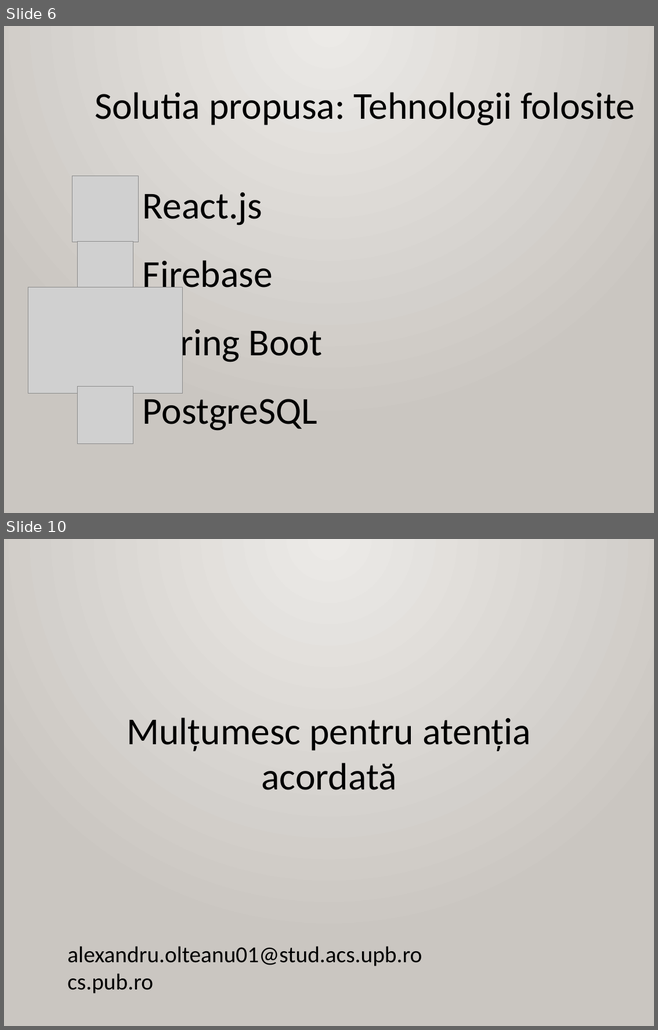
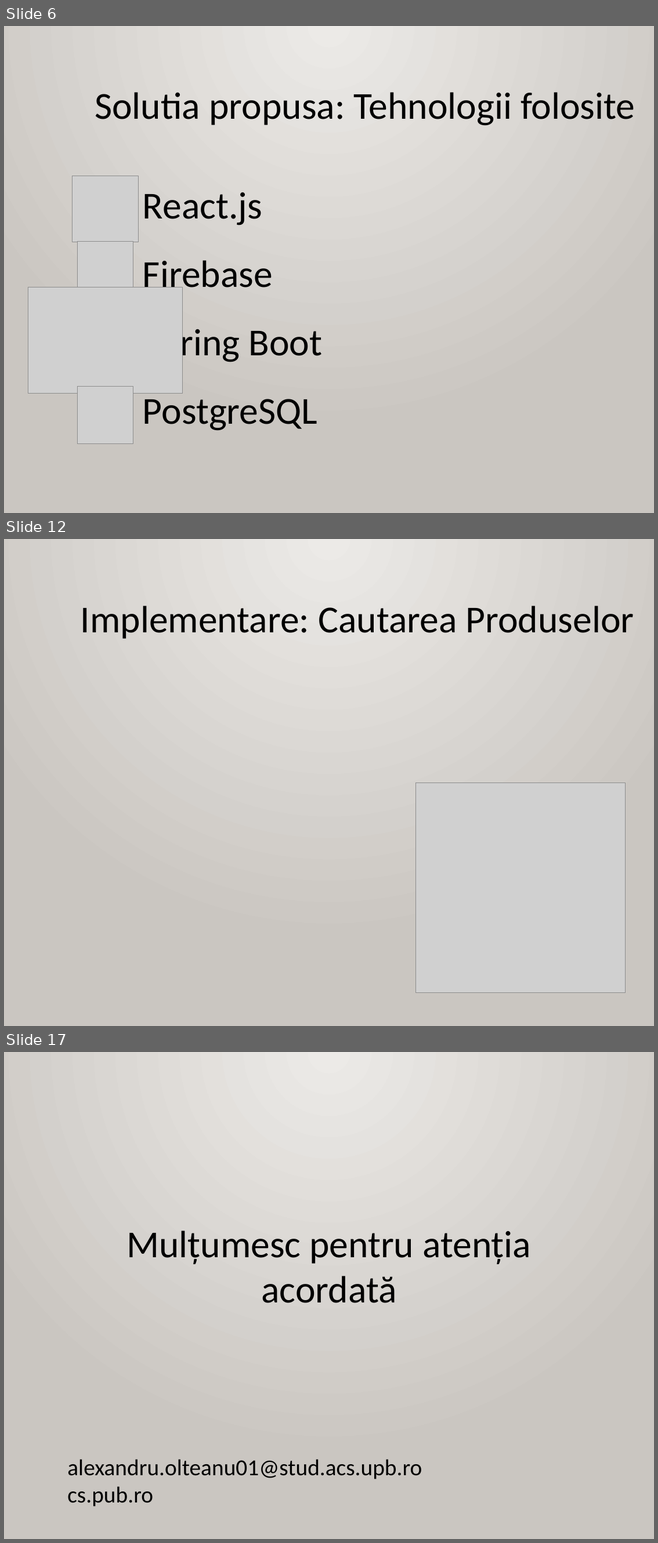
Before and after one commit to AlexandruOlteanu/SwapIt, a slide deck: files/documentation/presentation/Final_Presentation_Alexandru_Olteanu.pptx. Shown one above the other, each under a label of ours: slides 6 and 10 before the commit, slides 6, 12 and 17 after it; the slides between them are not shown. The pictures are 658x1030 and 658x1543 pixels, drawn with LibreOffice and Linux fonts; fonts in the diff are those of the drawing; grey boxes stand for pictures. Boxes give left, top, right and bottom in pixels: in the first picture for what was removed or moved away, otherwise in the second. Text is boxed around its words. In the diff, an @@ line names an element or a change of style, - is before the commit and + after.

```diff
--- a/files/documentation/presentation/Final_Presentation_Alexandru_Olteanu.pptx
+++ b/files/documentation/presentation/Final_Presentation_Alexandru_Olteanu.pptx
@@ slide 12 added at box(4, 539, 654, 1026), background gradient #ECEAE7 to #CAC7C1 @@
@@ text added at box(81, 606, 634, 639), 60 pt, text #000000 @@
+Implementare: Cautarea Produselor
@@ picture added at box(416, 783, 625, 993) @@
@@ what was slide 10 is now slide 17 @@
```
Also in this commit, not shown: 3 slides changed, 6 other slides added, 1 other file.
